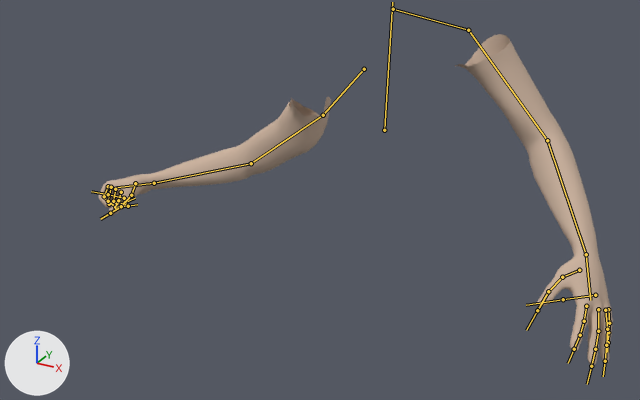
What one commit did to the FBX model Assets/Models/Characters/View_Model.fbx.
One viewpoint serves both versions: a camera (50 mm lens) standing at (4.17, -8.78, 2.4) and looking at (-0.31, -0.63, -1.67). Every picture has the same lights, and +X, +Y and +Z are marked at lower left. Both versions are drawn at frame 14 of the action 'Game_engine|VM_Hammer_Attack_02'; the numbers are the values there. The bones that bend it are drawn over the model as lines.

Objects in the first picture: 'view_modelMesh'.
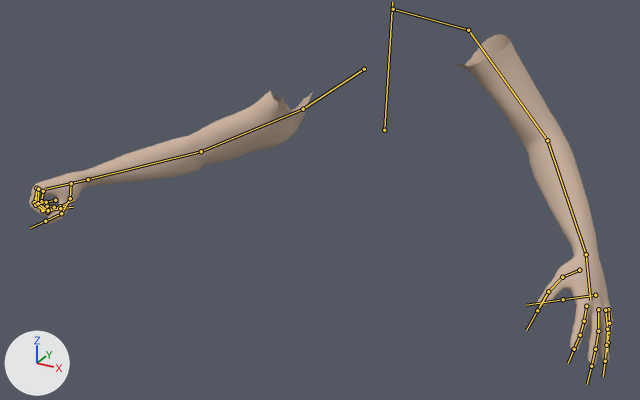
Scene script edits in JSON lines:
```json
{"block": "bone_clavicle_r", "where": "bone_clavicle_r = bpy.data.objects['Game_engine'].pose.bones['clavicle_r']  # child of 'spine_03'"}
{"op": "set", "path": "bone_clavicle_r.rotation_quaternion", "old": "(0.868, -0.15, 0.349, 0.319)", "new": "(0.904, 0.27, 0.159, 0.291)", "note": "degrees (-3, 45, 39) -> degrees (36, 7, 38)"}
{"block": "bone_upperarm_r", "where": "bone_upperarm_r = bpy.data.objects['Game_engine'].pose.bones['upperarm_r']  # child of 'clavicle_r'"}
{"op": "set", "path": "bone_upperarm_r.rotation_quaternion", "old": "(0.905, 0.124, 0.092, -0.397)", "new": "(0.846, 0.006, 0.261, -0.465)", "note": "degrees (9, 15, -46) -> degrees (-15, 27, -61)"}
{"block": "bone_lowerarm_r", "where": "bone_lowerarm_r = bpy.data.objects['Game_engine'].pose.bones['lowerarm_r']  # child of 'upperarm_r'"}
{"op": "set", "path": "bone_lowerarm_r.rotation_quaternion", "old": "(0.959, -0.068, -0.25, 0.119)", "new": "(0.946, -0.082, -0.276, 0.15)", "note": "degrees (-12, -28, 17) -> degrees (-16, -30, 22)"}
```

Location of each change, [x1, y1, x2, y2] in pixels of the pictures (640 x 400 px):
```json
{"object": "view_modelMesh", "change": "posed", "before": [99, 34, 613, 365], "after": [29, 34, 613, 365], "on screen": "14% wider"}
{"bone": "clavicle_r", "before": "(364, 69) to (323, 115)", "after": "(364, 69) to (303, 109)"}
{"bone": "upperarm_r", "before": "(323, 115) to (251, 163)", "after": "(303, 109) to (201, 151)"}
{"bone": "lowerarm_r", "before": "(251, 163) to (154, 183)", "after": "(201, 151) to (88, 179)"}
```
